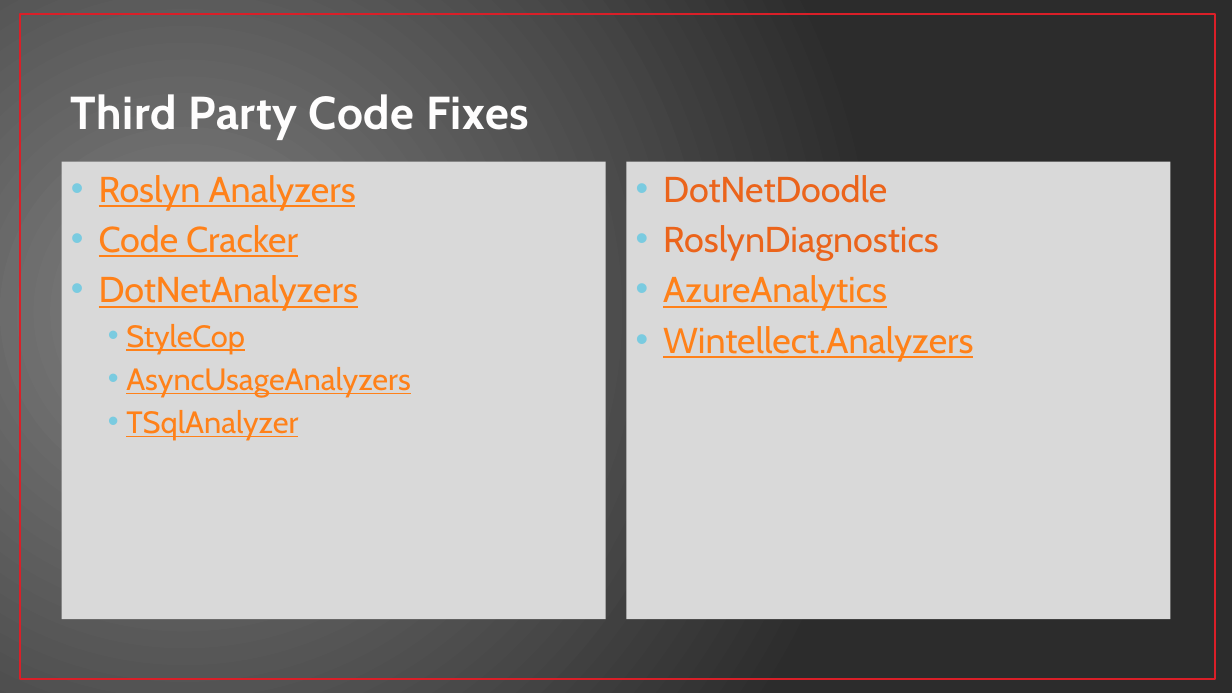
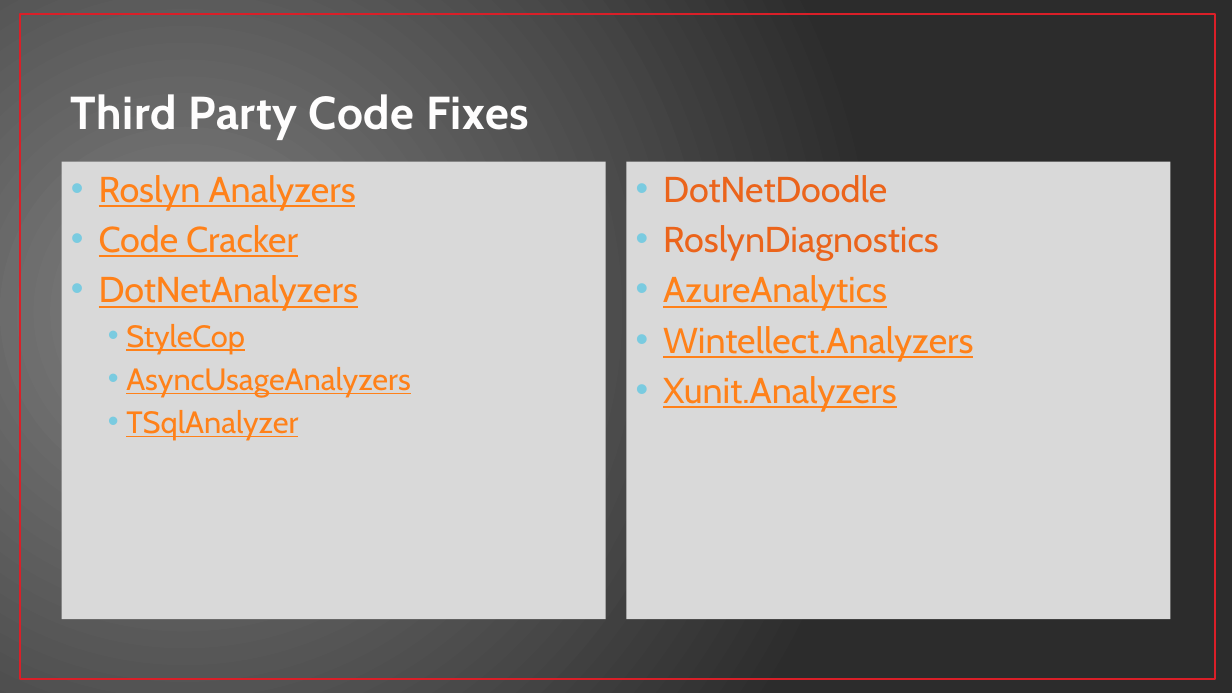
Before and after one commit to jwooley/RoslynAndYou, a slide deck: slide 10 of RoslynAndYou.pptx (slide 14 before the commit). Drawn at 1232x693 pixels with LibreOffice and Linux fonts; fonts in the diff are those of the drawing. Boxes give left, top, right and bottom in pixels: in the first picture for what was removed or moved away, otherwise in the second. Text is boxed around its words. In the diff, an @@ line names an element or a change of style, - is before the commit and + after.

```diff
--- a/RoslynAndYou.pptx
+++ b/RoslynAndYou.pptx
@@ text at [663,376,897,412]: paragraph added @@
+• Xunit.Analyzers
```
Also in this commit, not shown: 5 other slides changed, 1 slide added, 23 other files.
